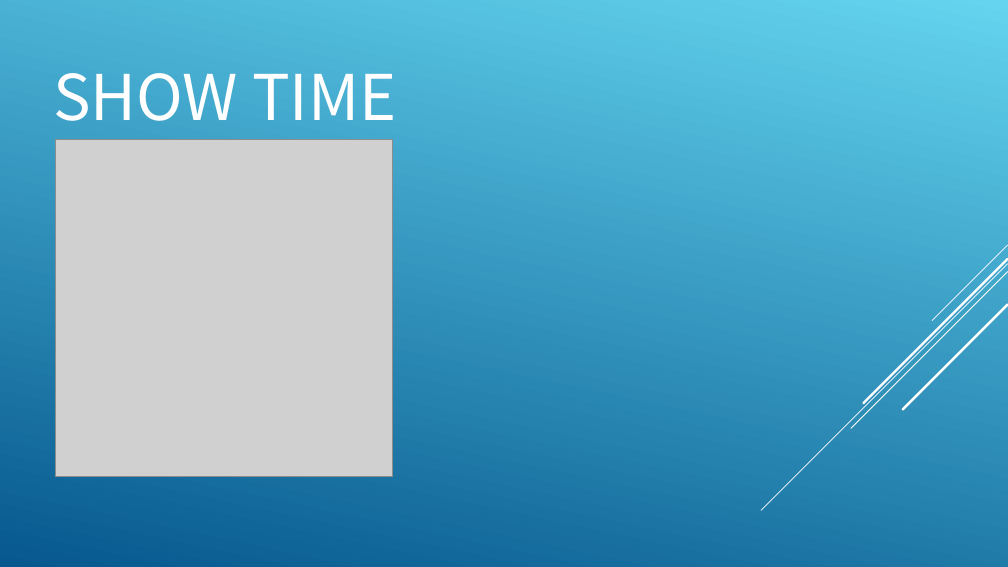
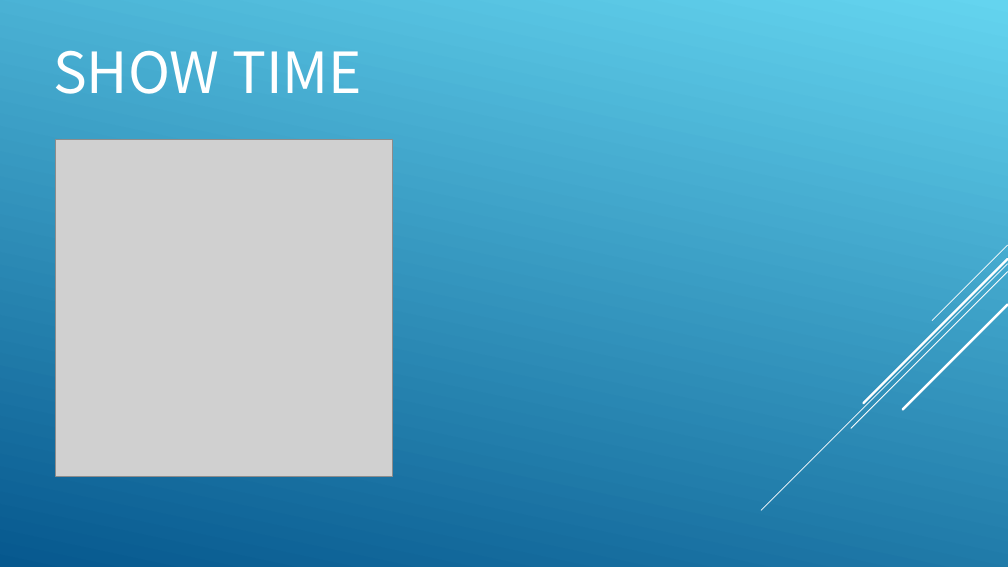
Before and after one commit to tlx6550/gulp-webpack-html-demo, a slide deck: slide 2 of fingerMover2.ppt. Drawn at 1008x567 pixels with LibreOffice and Linux fonts; fonts in the diff are those of the drawing; grey boxes stand for pictures. Boxes give left, top, right and bottom in pixels: in the first picture for what was removed or moved away, otherwise in the second. Text is boxed around its words. In the diff, an @@ line names an element or a change of style, - is before the commit and + after.

```diff
--- a/fingerMover2.ppt
+++ b/fingerMover2.ppt
@@ title "SHOW TIME" at (53,50,362,94): size 60 to 54 pt @@
```
Also in this commit, not shown: 6 slides added, 3 other files.
